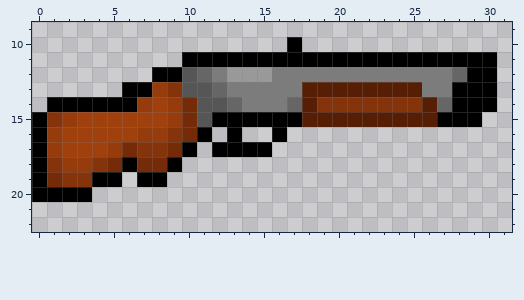
File history of a pixel-art sprite, source/Cliche rogue (v.1.4)/sprites/spr_shotgun/3b9c0025-b3f1-454d-a24e-e2c6928ea4f3.png. The first picture shows the starting point.
The file is 32x32 pixels. Shown: x 0..31, y 9..22.
After the commit:
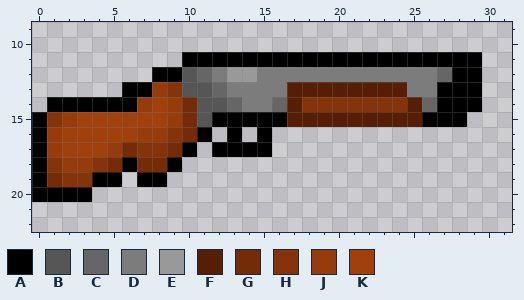
Palette (. is transparent): A #000000  B #565656  C #666666  D #7c7c7c  E #999999  F #561e04  G #752b07  H #84330a  J #963c0c  K #a0410d
Difference:
@@ x 13..31 @@
  9 ...................
-10 ....A..............
-11 AAAAAAAAAAAAAAAAAA.
-12 EEEDDDDDDDDDDDDCAA.
-13 DDDDDFFFFFFFFDDAAA.
-14 CDDDCFHHHHHHHFCAAA.
-15 AAAAAFFFFFFFFFAAA..
-16 A..A...............
+10 ...................
+11 AAAAAAAAAAAAAAAAA..
+12 EEDDDDDDDDDDDDCAA..
+13 DDDDFFFFFFFFDDAAA..
+14 CDDCFHHHHHHHFCAAA..
+15 AAAAFFFFFFFFFAAA...
+16 A.A................
 17 AAA................
